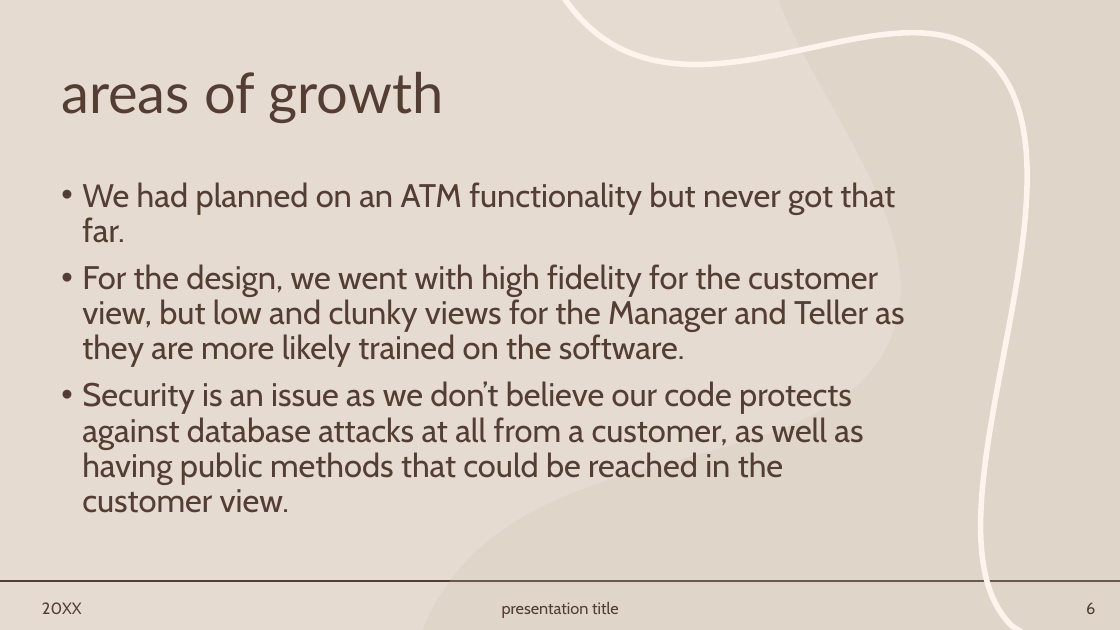
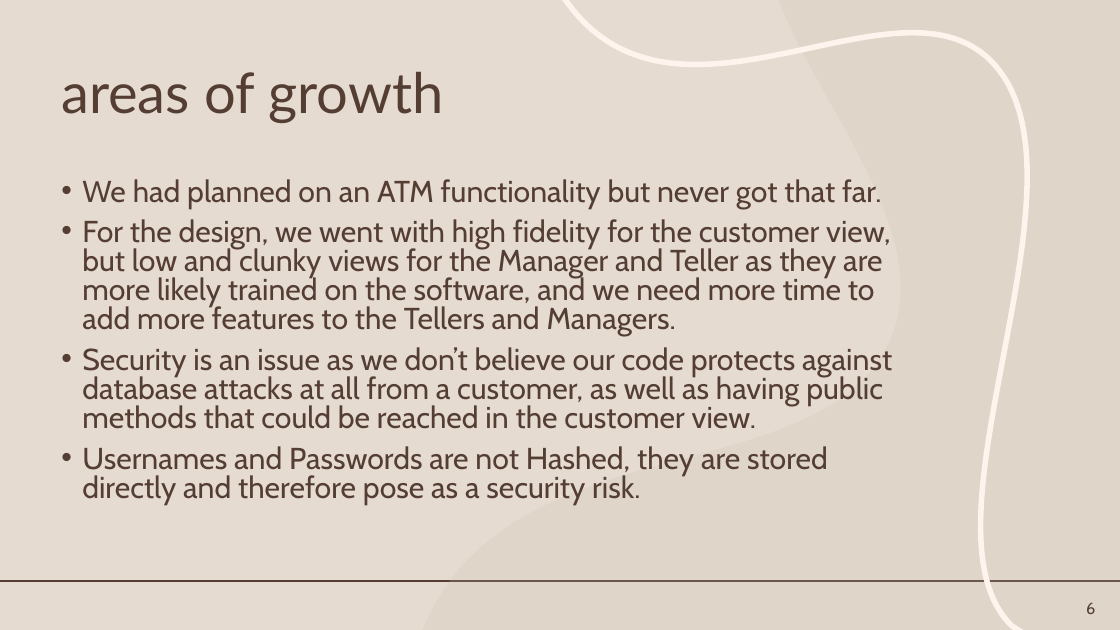
Before and after one commit to Roscoe-CWU/Roscoe-Credit-Union, a slide deck: slide 6 of Roscoe_Credit_Union/Roscoe Credit Union.pptx. Drawn at 1120x630 pixels with LibreOffice and Linux fonts; fonts in the diff are those of the drawing. Boxes give left, top, right and bottom in pixels: in the first picture for what was removed or moved away, otherwise in the second. Text is boxed around its words. In the diff, an @@ line names an element or a change of style, - is before the commit and + after.

```diff
--- a/Roscoe_Credit_Union/Roscoe Credit Union.pptx
+++ b/Roscoe_Credit_Union/Roscoe Credit Union.pptx
@@ text at (x1=82, y1=179, x2=892, y2=429): size 28 to 25.9 pt in "We had planned on an ATM functionality ...", "Security is an issue as we don’t ..."; line spacing 0.9 to 0.8 @@
@@ text at (x1=82, y1=219, x2=891, y2=337): text changed; size 28 to 25.9 pt @@
-• For the design, we went with high fidelity for the customer view, but low and clunky views for the Manager and Teller as they are more likely trained on the software.
+• For the design, we went with high fidelity for the customer view, but low and clunky views for the Manager and Teller as they are more likely trained on the software, and we need more time to add more features to the Tellers and Managers.
@@ text at (x1=82, y1=446, x2=828, y2=505): paragraph added @@
+• Usernames and Passwords are not Hashed, they are stored directly and therefore pose as a security risk.
@@ text removed at (x1=42, y1=602, x2=82, y2=614) @@
-20XX
@@ text removed at (x1=502, y1=602, x2=619, y2=618) @@
-presentation title
```
Also in this commit, not shown: 2 other slides changed.
